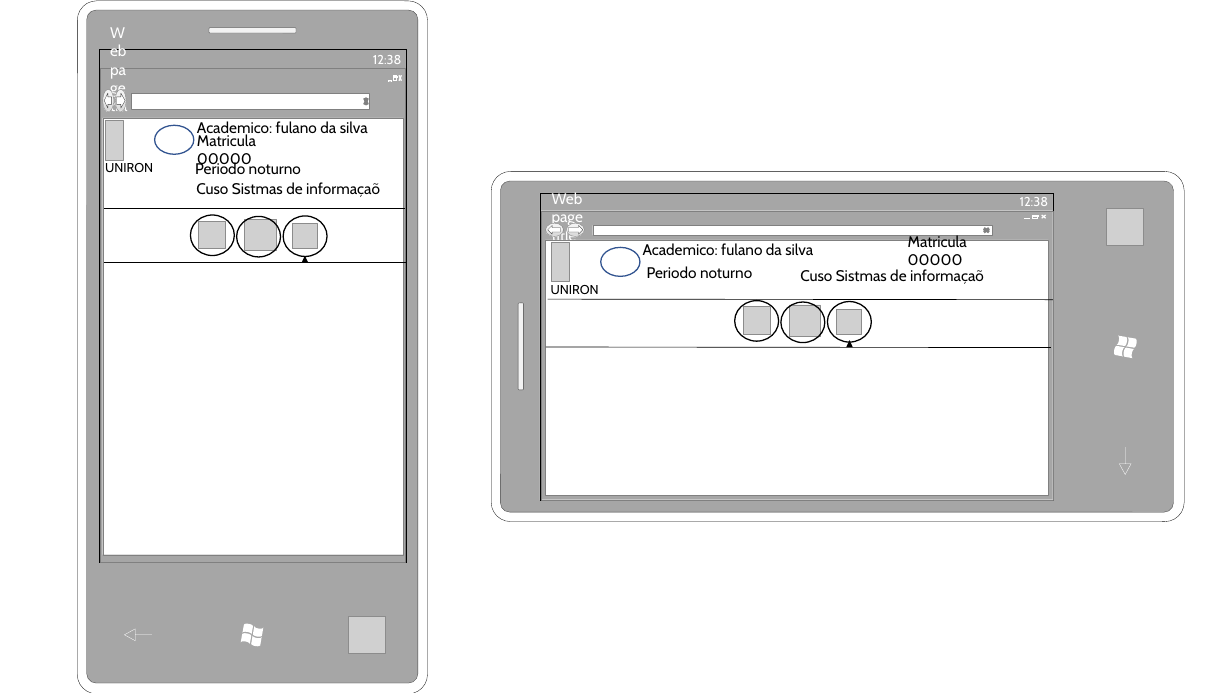
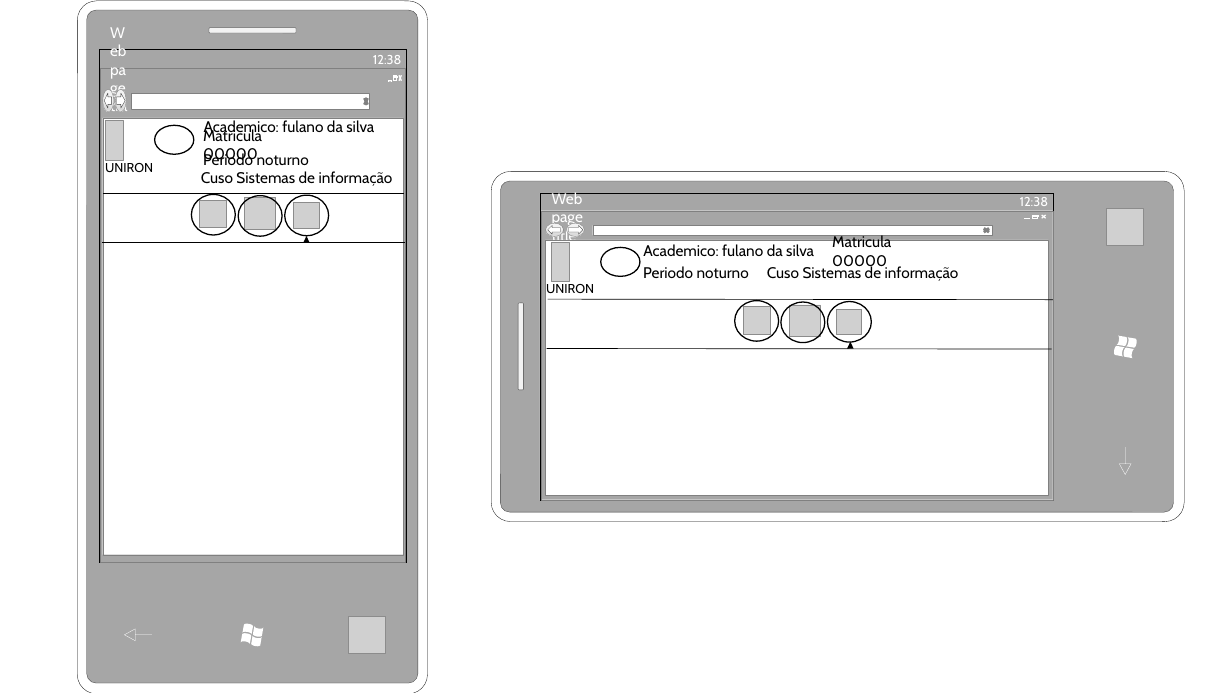
Before and after one commit to borgesmaxwill/PortalDoAlunoNovoModelo, a slide deck: slide 7 of StoryBoards/StoryBoard_RF3_AcessoAAcervo_BuscaRapida.pptx. Drawn at 1232x693 pixels with LibreOffice and Linux fonts; fonts in the diff are those of the drawing; grey boxes stand for pictures; background and template pictures are left out. Boxes give left, top, right and bottom in pixels: in the first picture for what was removed or moved away, otherwise in the second. Text is boxed around its words. In the diff, an @@ line names an element or a change of style, - is before the commit and + after.

```diff
--- a/StoryBoards/StoryBoard_RF3_AcessoAAcervo_BuscaRapida.pptx
+++ b/StoryBoards/StoryBoard_RF3_AcessoAAcervo_BuscaRapida.pptx
@@ text "Academico: fulano da silva": place and size @@
-text "Academico: fulano da silva" at (197,121,368,138)
+text "Academico: fulano da silva" at (204,120,374,137)
@@ ellipse at (154,126,193,154): outline #325491 1 pt to #000000 1 pt @@
@@ text "Matricula 00000": place and size @@
-text "Matricula 00000" at (197,132,256,169)
+text "Matricula 00000" at (203,127,262,164)
@@ text "Periodo noturno": place and size @@
-text "Periodo noturno" at (195,161,301,174)
+text "Periodo noturno" at (203,152,309,165)
@@ text at (201,171,393,186): text changed @@
-Cuso Sistmas de informaçaõ
+Cuso Sistemas de informação
@@ line moved from (104, 209) - (405, 209) to (103, 193) - (404, 193) @@
@@ picture added at (200,201,226,227) @@
@@ picture added at (245,198,276,229) @@
@@ 3 ellipses, 1 triangle, 1 line: place and size @@
-3 ellipses, 1 triangle, 1 line at (104,215,407,262)
+3 ellipses, 1 triangle, 1 line at (102,194,405,243)
@@ picture added at (294,202,320,228) @@
@@ picture removed at (199,221,226,248) @@
@@ picture removed at (245,219,276,250) @@
@@ picture removed at (292,224,318,250) @@
@@ text "Matricula 00000": place and size @@
-text "Matricula 00000" at (908,233,967,270)
+text "Matricula 00000" at (832,234,891,270)
@@ ellipse at (601,248,640,276): outline #325491 1 pt to #000000 1 pt @@
@@ text "Periodo noturno": place and size @@
-text "Periodo noturno" at (647,266,752,278)
+text "Periodo noturno" at (643,266,749,278)
@@ text at (767,264,959,281): text changed @@
-Cuso Sistmas de informaçaõ
+Cuso Sistemas de informação
@@ text "UNIRON": place and size @@
-text "UNIRON" at (551,285,599,294)
+text "UNIRON" at (546,284,594,293)
```
Also in this commit, not shown: 7 other slides changed.
